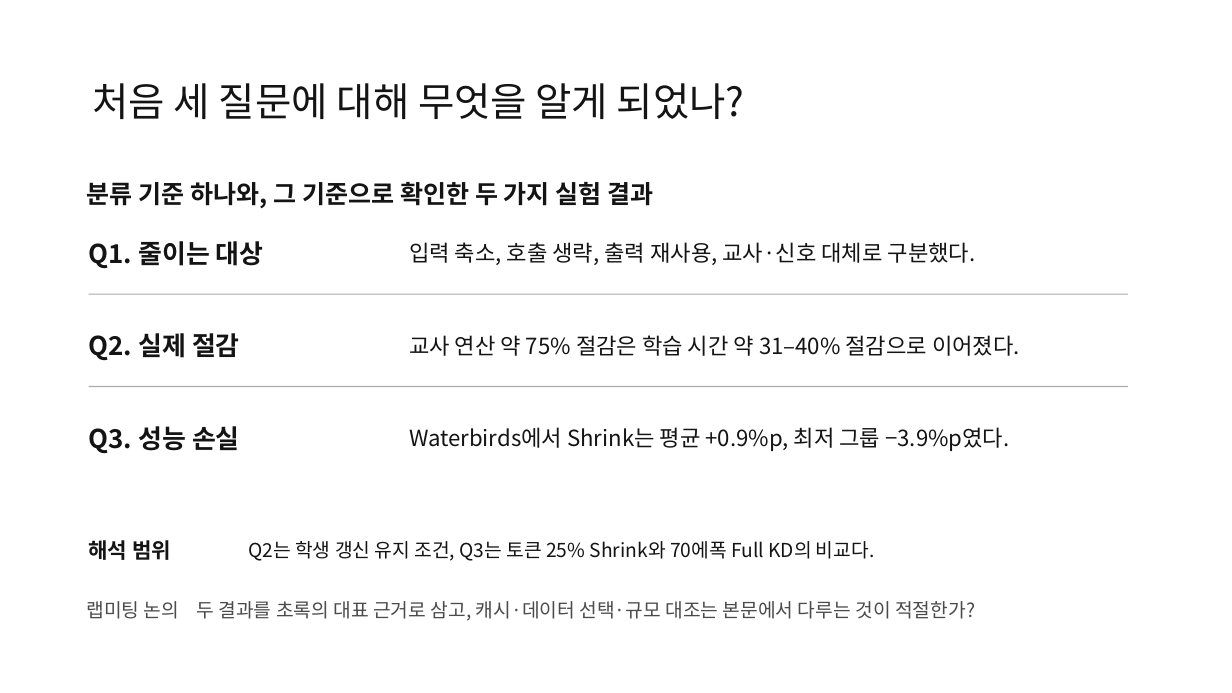
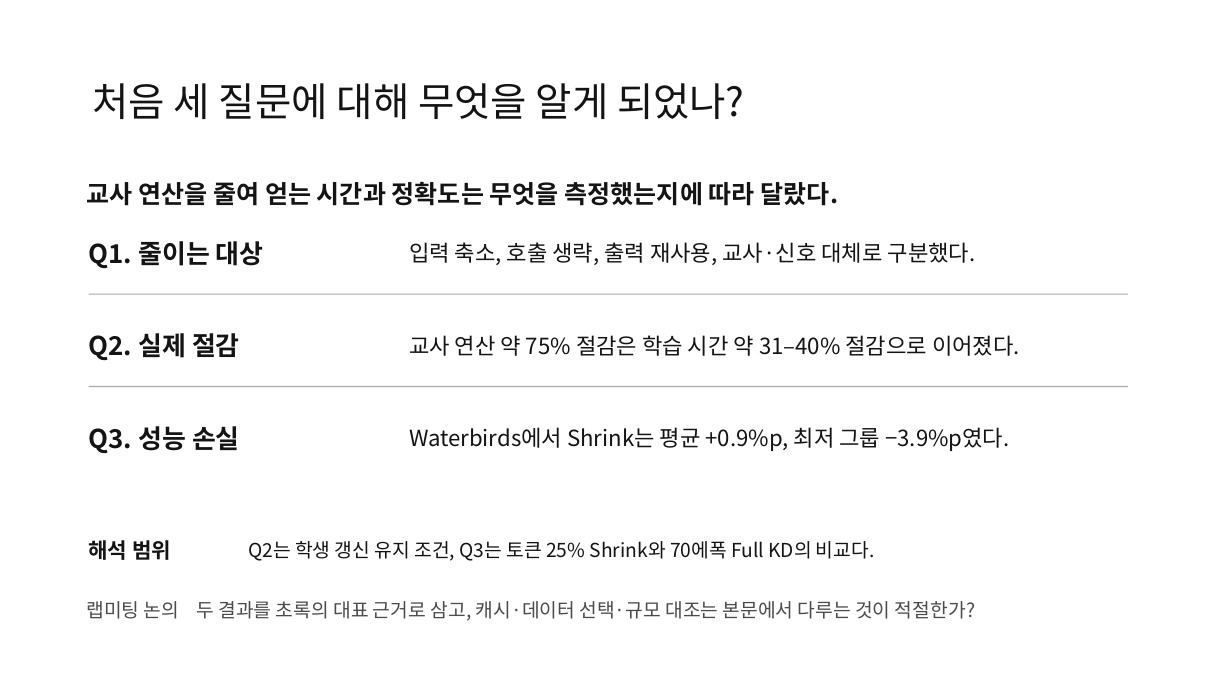
Before and after one commit to jeehoo0507/Efficient-KD-for-Vision, a slide deck: slide 16 of presentations/vision-kd-seminar/EKD-seminar.pptx. Drawn at 1232x693 pixels with LibreOffice and Linux fonts; fonts in the diff are those of the drawing. Boxes give left, top, right and bottom in pixels: in the first picture for what was removed or moved away, otherwise in the second. Text is boxed around its words. In the diff, an @@ line names an element or a change of style, - is before the commit and + after.

```diff
--- a/presentations/vision-kd-seminar/EKD-seminar.pptx
+++ b/presentations/vision-kd-seminar/EKD-seminar.pptx
@@ text at <box>87,182,839,206</box>: text changed @@
-분류 기준 하나와, 그 기준으로 확인한 두 가지 실험 결과
+교사 연산을 줄여 얻는 시간과 정확도는 무엇을 측정했는지에 따라 달랐다.
```
Also in this commit, not shown: 4 other slides changed, 3 slides added, 14 other files.
